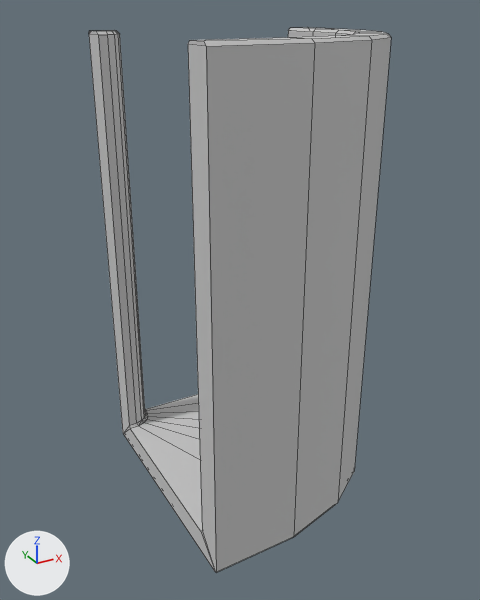
Before and after pictures for a commit that changed the FBX model Assets/Models/Corner.fbx.
Before and after are seen from a 50 mm camera at (-14.9, -24.4, 19.7) aimed at (-1.3, 0.2, 7.4). Lighting does not change. The marker at lower left points along +X, +Y and +Z. Mesh edges are drawn as thin lines. Where no turn or scale is listed for an object, it has been applied to the vertices.

The older version as bpy lines, for what is in view:
```python
me_mesh = bpy.data.meshes.new('Mesh')
me_mesh.from_pydata(...)  # 115 vertices, 123 faces; spans x -5.7..5.7, y -5.7..5.7, z -1.9..18.8
me_mesh.materials.append(mat_material__25)  # light grey #cacaca
ob_corner = bpy.data.objects.new('Corner', me_mesh)
ob_corner.location = (0.0, 0.0, 0.0)
```
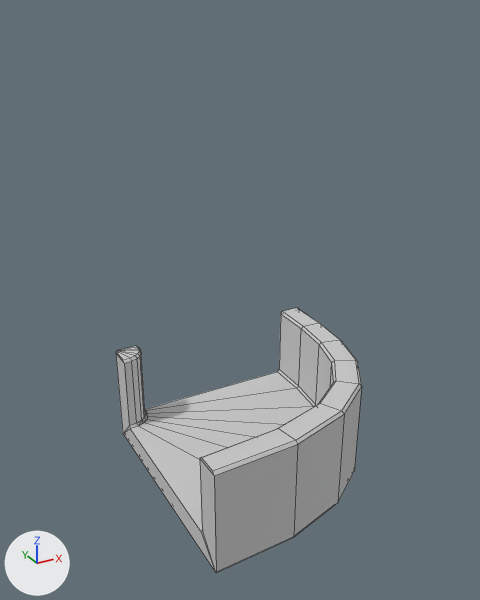
The newer file is also rescaled (x5.005), turned or shifted as a whole; pictures and numbers use the older file's frame.

Edits to the scene script, one JSON object a line:
```json
{"block": "me_mesh", "where": "me_mesh.from_pydata(...)  # 115 vertices, 123 faces; spans x -5.7..5.7, y -5.7..5.7, z -1.9..18.8"}
{"block": "me_mesh", "where": "# used by ob_corner; location = (0.0, 0.0, 0.0)"}
{"block": "me_mesh", "change": "me_mesh part 1: all 16 vertices in x 0.7..5.4, y -4.7..1.3, z 18.7..18.8 are moved by (0.0, 0.0, -15.5)"}
{"block": "me_mesh", "change": "me_mesh part 2: all 8 vertices in x 4.4..5.7, y 3.4..5.7, z 18.7..18.8 are moved by (0.0, 0.0, -15.5)"}
{"block": "me_mesh", "change": "me_mesh part 3: all 4 vertices in x -5.7, y -5.7..-4.4, z 18.7..18.8 are moved by (0.0, 0.0, -15.5)"}
{"block": "me_mesh", "change": "me_mesh part 4: all 4 vertices in x -2.0..-1.8, y -5.5..-4.2, z 18.7..18.8 are moved by (0.0, 0.0, -15.5)"}
{"block": "me_mesh", "change": "me_mesh part 5: all 25 vertices in x -5.7..-4.4, y 4.4..5.7, z 18.7..18.8 are moved by (0.0, 0.0, -15.5)"}
```

Where the change shows, as pixel boxes [x1, y1, x2, y2] in the pictures (480 x 600 px; the box of a moved part takes in the faces that stretch with it):
```json
{"object": "Corner", "change": "reshaped", "before": [89, 27, 391, 572], "after": [116, 308, 362, 572], "on screen": "18% narrower, 51% shorter"}
{"part": 1, "of": "me_mesh", "change": "moved or reshaped", "before": [336, 30, 391, 501], "after": [316, 340, 362, 501]}
{"part": 2, "of": "me_mesh", "change": "moved or reshaped", "before": [288, 27, 352, 37], "after": [279, 308, 340, 404]}
{"part": 3, "of": "me_mesh", "change": "moved or reshaped", "before": [188, 40, 216, 572], "after": [200, 457, 216, 572]}
{"part": 4, "of": "me_mesh", "change": "moved or reshaped", "before": [194, 35, 372, 513], "after": [202, 403, 344, 513]}
{"part": 5, "of": "me_mesh", "change": "moved or reshaped", "before": [89, 30, 145, 433], "after": [116, 346, 145, 433]}
```
